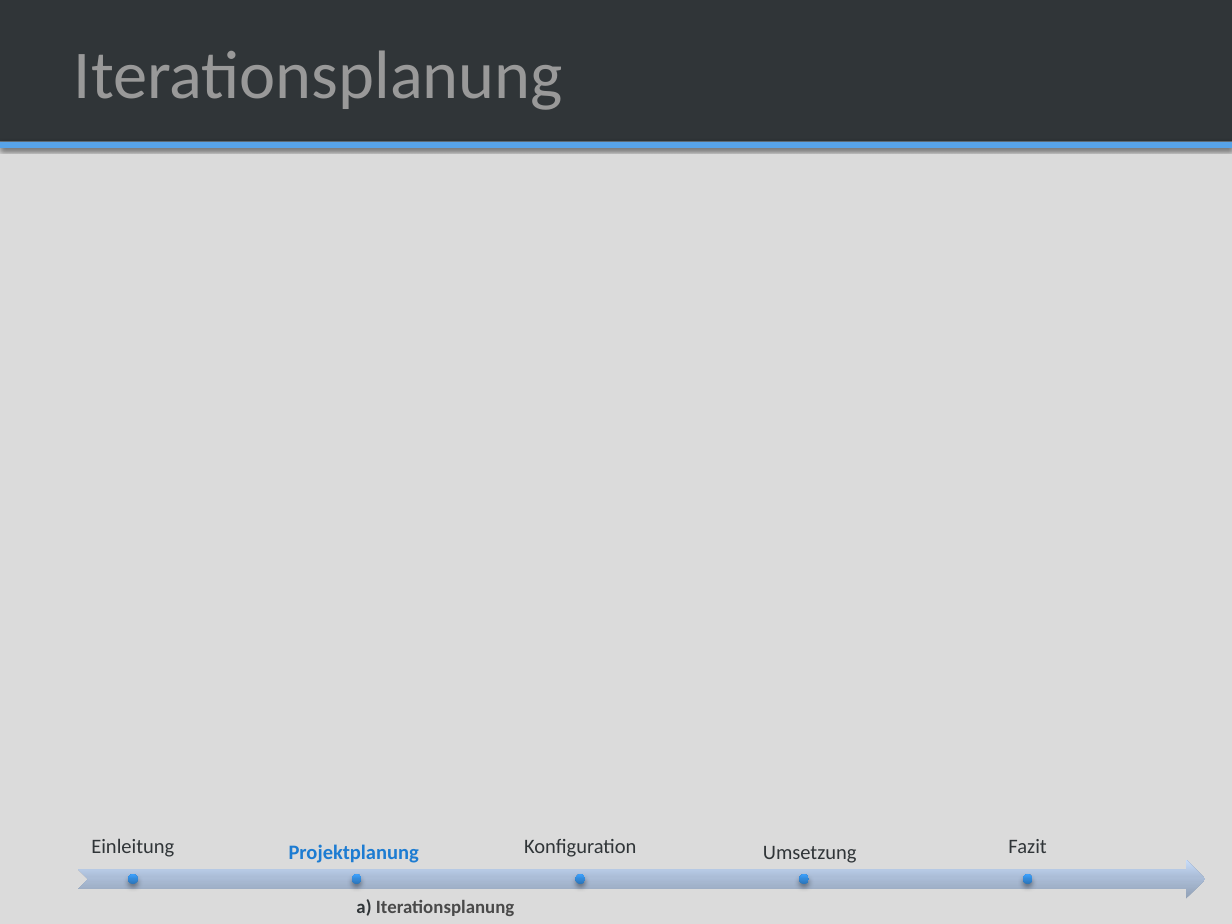
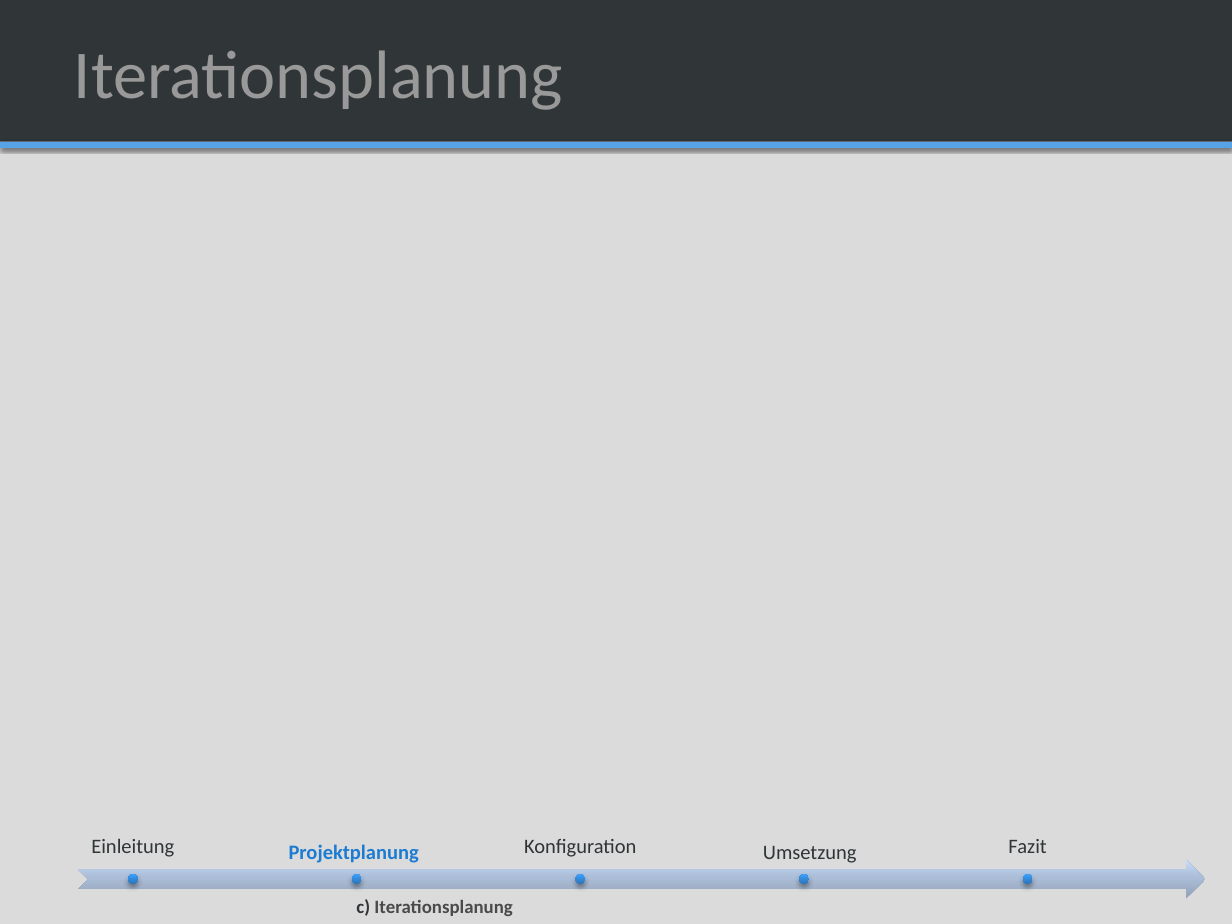
Before and after one commit to SAS-Systems/Unveiled-Documentation, a slide deck: slide 11 of Unveiled_MidtermPresentation_V0.1.pptx. Drawn at 1232x924 pixels with LibreOffice and Linux fonts; fonts in the diff are those of the drawing; background and template pictures are left out. Boxes give left, top, right and bottom in pixels: in the first picture for what was removed or moved away, otherwise in the second. Text is boxed around its words. In the diff, an @@ line names an element or a change of style, - is before the commit and + after.

```diff
--- a/Unveiled_MidtermPresentation_V0.1.pptx
+++ b/Unveiled_MidtermPresentation_V0.1.pptx
@@ text at <box>356,899,512,916</box>: text changed @@
-  a) Iterationsplanung
+  c) Iterationsplanung
```
Also in this commit, not shown: 3 other slides changed.
